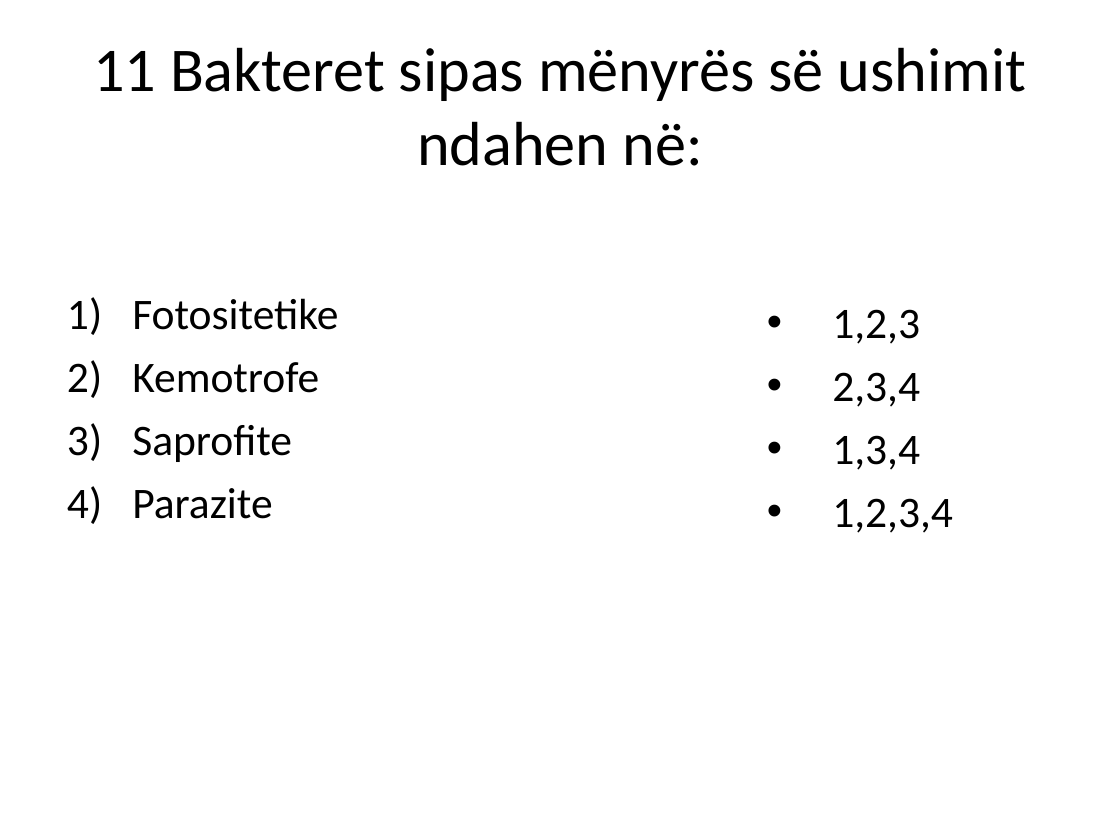
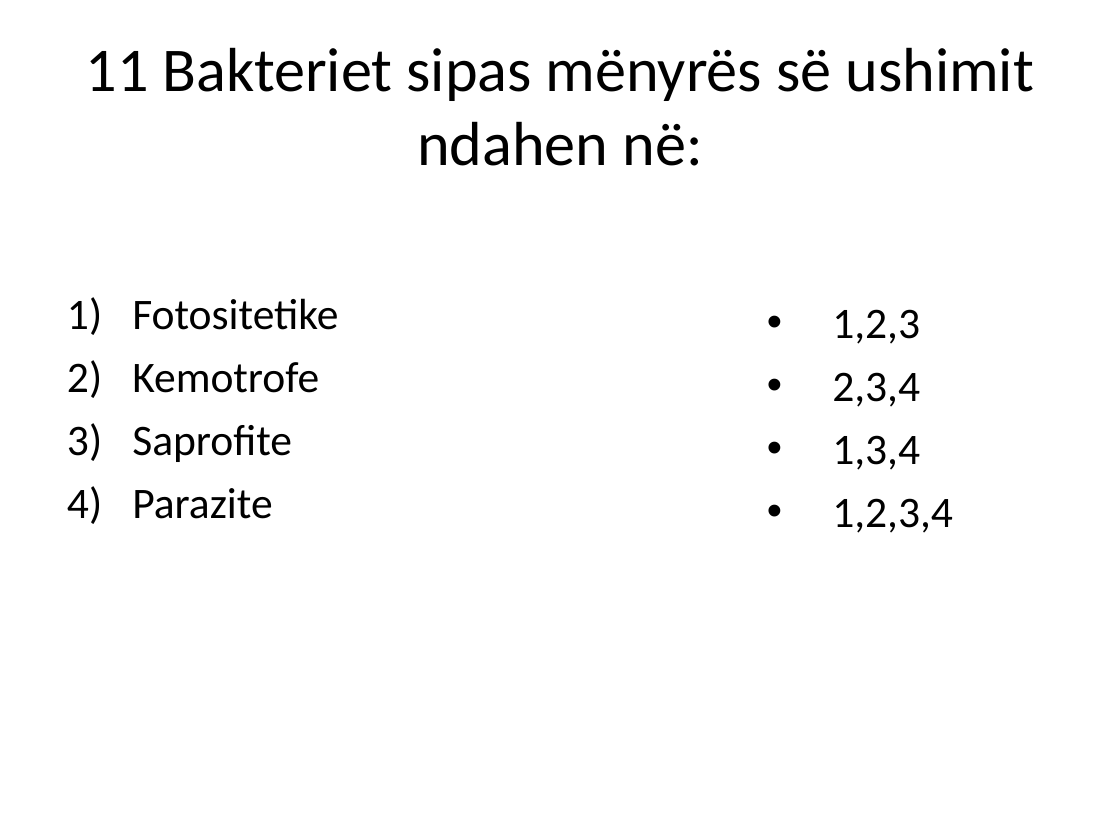
Before and after one commit to biologjia-aplikative/Biologjia-Aplikative, a slide deck: slide 39 of materiale/Klasa 11/2. BAKTERIET.ppt. Drawn at 1120x840 pixels with LibreOffice and Linux fonts; fonts in the diff are those of the drawing. Boxes give left, top, right and bottom in pixels: in the first picture for what was removed or moved away, otherwise in the second. Text is boxed around its words. In the diff, an @@ line names an element or a change of style, - is before the commit and + after.

```diff
--- a/materiale/Klasa 11/2. BAKTERIET.ppt
+++ b/materiale/Klasa 11/2. BAKTERIET.ppt
@@ title at [86,47,1034,166]: text changed @@
-11 Bakteret sipas mënyrës së ushimit ndahen në:
+11 Bakteriet sipas mënyrës së ushimit ndahen në:
```
Also in this commit, not shown: 20 other slides changed, 16 other files.
